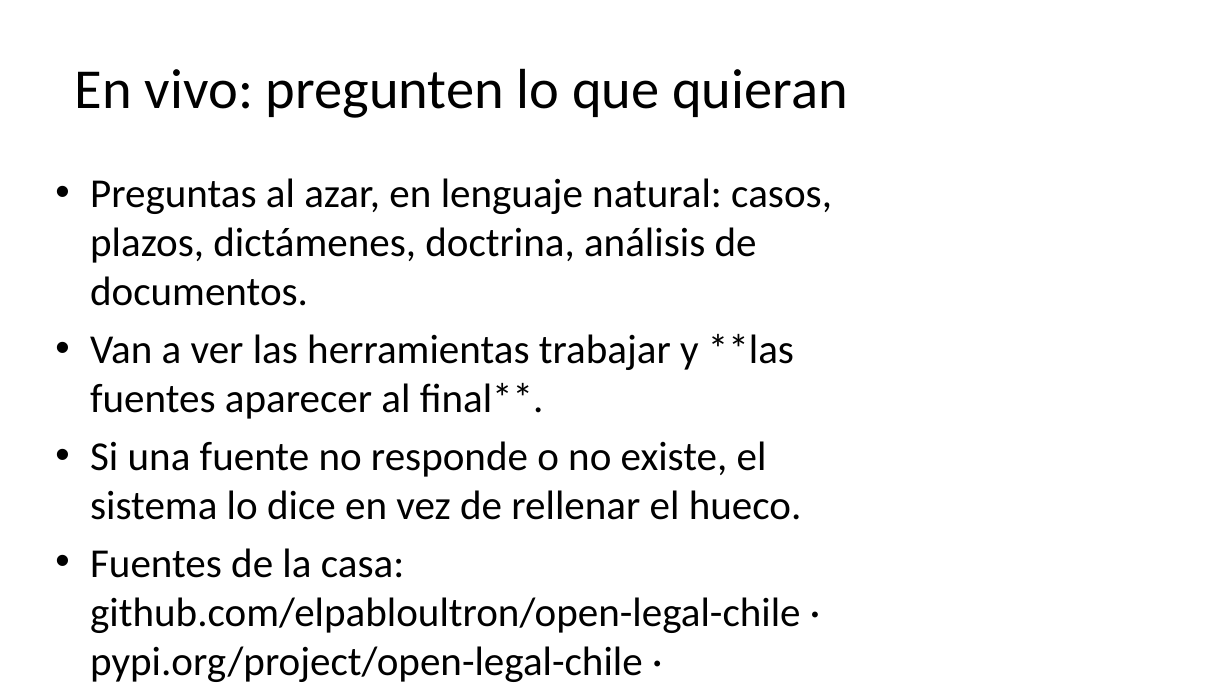
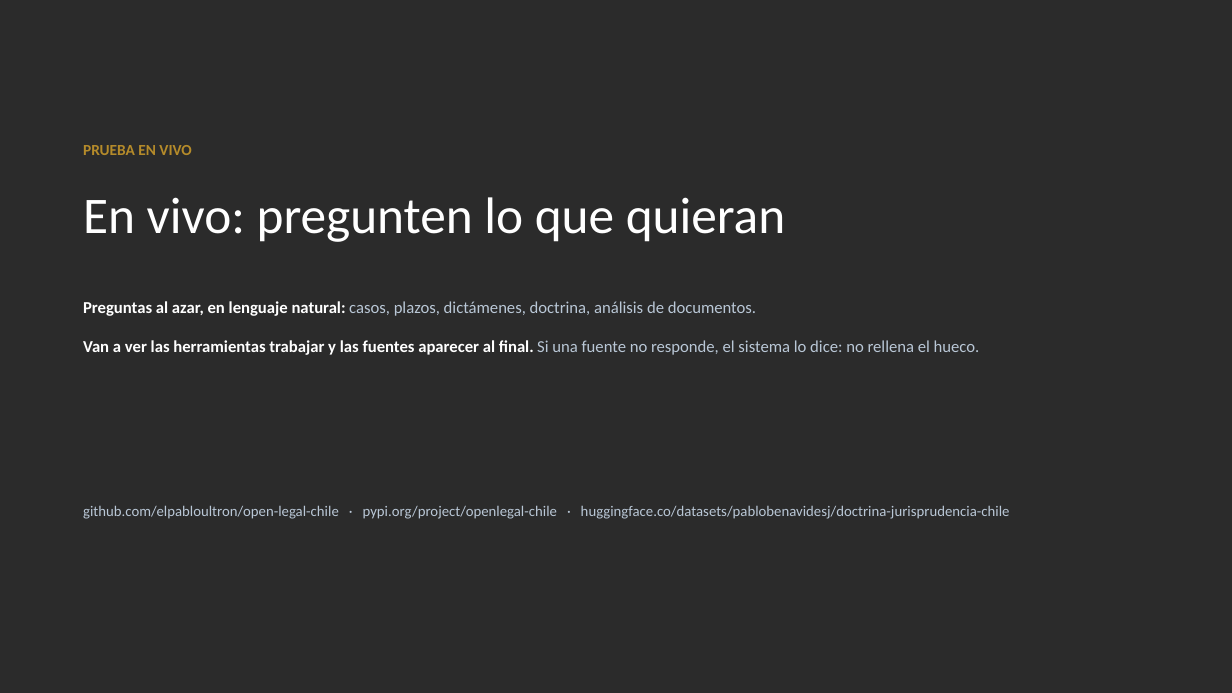
Before and after one commit to elpabloultron/open-legal-chile, a slide deck: slide 21 of docs/charla/Open_Legal_Chile_como_funciona.pptx (slide 16 before the commit). Drawn at 1232x693 pixels with LibreOffice and Linux fonts; fonts in the diff are those of the drawing; background and template pictures are left out; a plain dark background stands for a picture behind light text. Boxes give left, top, right and bottom in pixels: in the first picture for what was removed or moved away, otherwise in the second. Text is boxed around its words. In the diff, an @@ line names an element or a change of style, - is before the commit and + after.

Commit message:
docs(charla): deck rediseñado (22 láminas) con las animaciones DENTRO del PowerPoint
- Tres animaciones nuevas: cómo se construyó el grafo (seis etapas), cómo operan las citas
  (documento vs conversación y el rastreo) y un caso de punta a punta (carpeta → Word).
- Las seis animaciones se graban a MP4 (Playwright + ffmpeg, con portada verificada) y van
  incrustadas en el pptx (add_movie): se reproducen con clic al presentar. Verificado: 6 videos y
  17 medios dentro del archivo, 0 formas fuera de lámina, 22/22 láminas con notas del orador.
- Sistema de diseño propio: azul tinta + bronce, tipografías Calibri, tarjetas, números grandes,
  marcos para imágenes, portada y separadores con red de nodos. Inspirado en la arquitectura de
  bloques de python-pptx-theme-kit (GPL: ideas, no código).
- Reproducible: construir_deck.py (deck) y grabar_animaciones.py (videos).

```diff
--- a/docs/charla/Open_Legal_Chile_como_funciona.pptx
+++ b/docs/charla/Open_Legal_Chile_como_funciona.pptx
@@ background #FFFFFF to picture (left out) @@
@@ text added at (83,145,191,155), 12 pt, text #B58B2A, bold @@
+PRUEBA EN VIVO
@@ text "En vivo: pregunten lo que ...": place and size @@
-text "En vivo: pregunten lo que ..." at (75,68,848,118)
+text "En vivo: pregunten lo que ..." at (83,197,785,242)
@@ text "En vivo: pregunten lo que ..." at (83,197,785,242): size 44 to 40 pt, text colour #000000 to #FFFFFF; alignment centre to left; line spacing 1 to 1.08; more space between paragraphs; vertical alignment middle to top @@
@@ text removed at (90,178,832,682) @@
-• Preguntas al azar, en lenguaje natural: casos, plazos, dictámenes, doctrina, análisis de documentos.
-• Van a ver las herramientas trabajar y **las fuentes aparecer al final**.
-• Si una fuente no responde o no existe, el sistema lo dice en vez de rellenar el hueco.
-• Fuentes de la casa: github.com/elpabloultron/open-legal-chile · pypi.org/project/open-legal-chile · huggingface.co/datasets/pablobenavidesj/doctrina-jurisprudencia-chile
@@ text added at (83,301,980,355), 13 pt, text #B9C7D6 @@
+Preguntas al azar, en lenguaje natural: casos, plazos, dictámenes, doctrina, análisis de documentos.
+Van a ver las herramientas trabajar y las fuentes aparecer al final. Si una fuente no responde, el sistema lo dice: no rellena el hueco.
@@ text added at (83,505,1010,519), 11.5 pt, text #B9C7D6 @@
+github.com/elpabloultron/open-legal-chile · pypi.org/project/openlegal-chile · huggingface.co/datasets/pablobenavidesj/doctrina-jurisprudencia-chile
```
Also in this commit, not shown: 7 other slides changed, 14 slides added, 8 slides removed, 20 other files.
